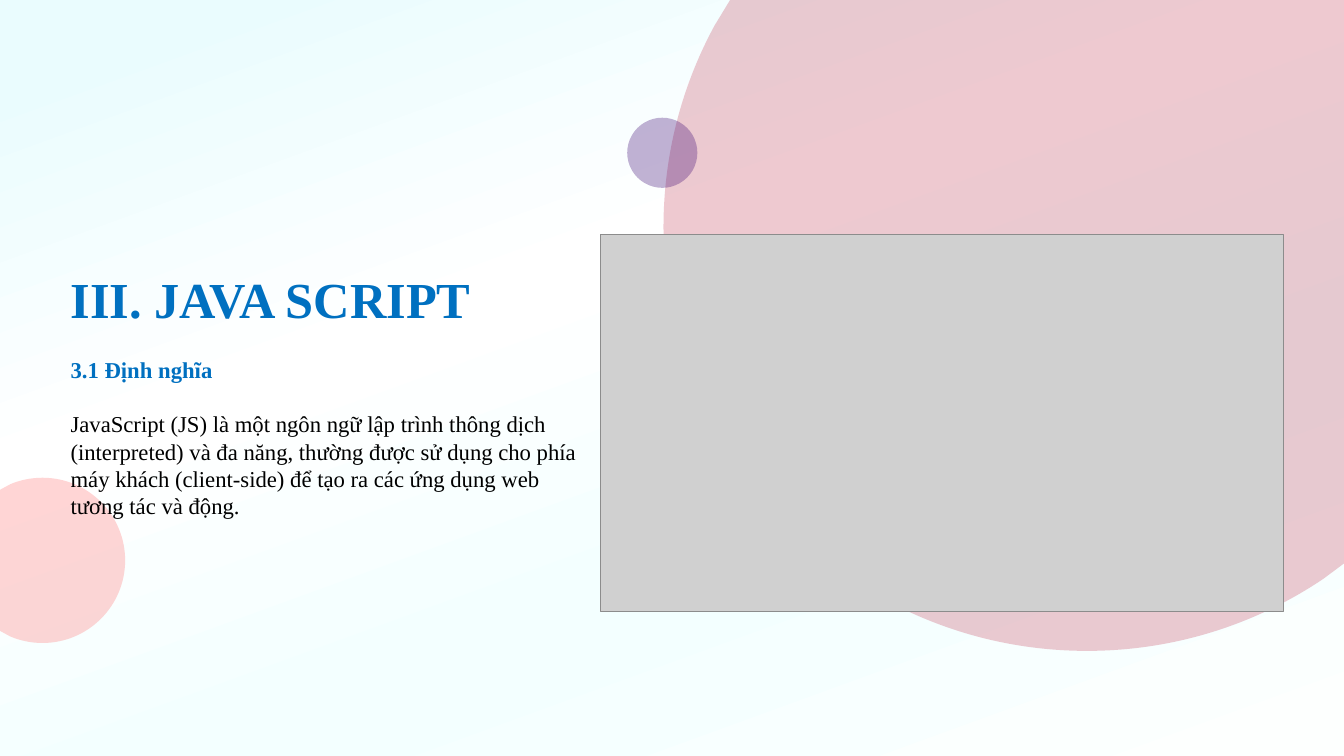
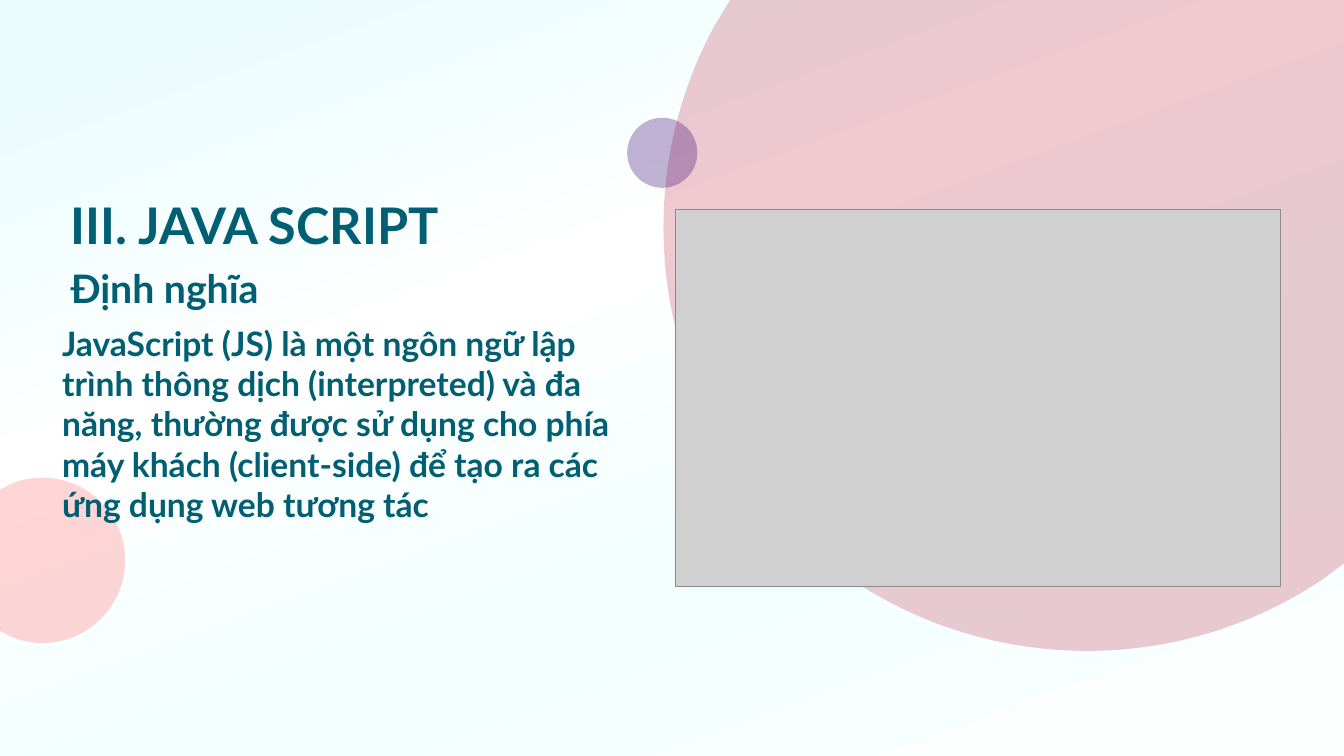
Before and after one commit to f12fullstack/NHOM19-CNWEB, a slide deck: slide 17 of NHOM19-CNWEB/NHÓM 19-HTMLCSSJS.pptx (slide 16 before the commit). Drawn at 1344x756 pixels with LibreOffice and Linux fonts; fonts in the diff are those of the drawing; grey boxes stand for pictures; background and template pictures are left out. Boxes give left, top, right and bottom in pixels: in the first picture for what was removed or moved away, otherwise in the second. Text is boxed around its words. In the diff, an @@ line names an element or a change of style, - is before the commit and + after.

```diff
--- a/NHOM19-CNWEB/NHÓM 19-HTMLCSSJS.pptx
+++ b/NHOM19-CNWEB/NHÓM 19-HTMLCSSJS.pptx
@@ text added at (71,207,439,245), 36 pt, text #005F73, bold @@
+III. JAVA SCRIPT
@@ picture: place and size @@
-picture at (601,235,1284,611)
+picture at (676,210,1280,586)
@@ text added at (71,274,259,311), 28 pt, text #005F73, bold @@
+Định nghĩa
@@ text at (62,330,610,523): text changed; size 16.2 to 24 pt; font Times New Roman to Lato; text colour #000000 to #005F73; bold on @@
-III. JAVA SCRIPT
-3.1 Định nghĩa
-JavaScript (JS) là một ngôn ngữ lập trình thông dịch (interpreted) và đa năng, thường được sử dụng cho phía máy khách (client-side) để tạo ra các ứng dụng web tương tác và động.
+JavaScript (JS) là một ngôn ngữ lập trình thông dịch (interpreted) và đa năng, thường được sử dụng cho phía máy khách (client-side) để tạo ra các ứng dụng web tương tác
```
Also in this commit, not shown: 16 other slides changed, 5 slides added, 6 other files.
